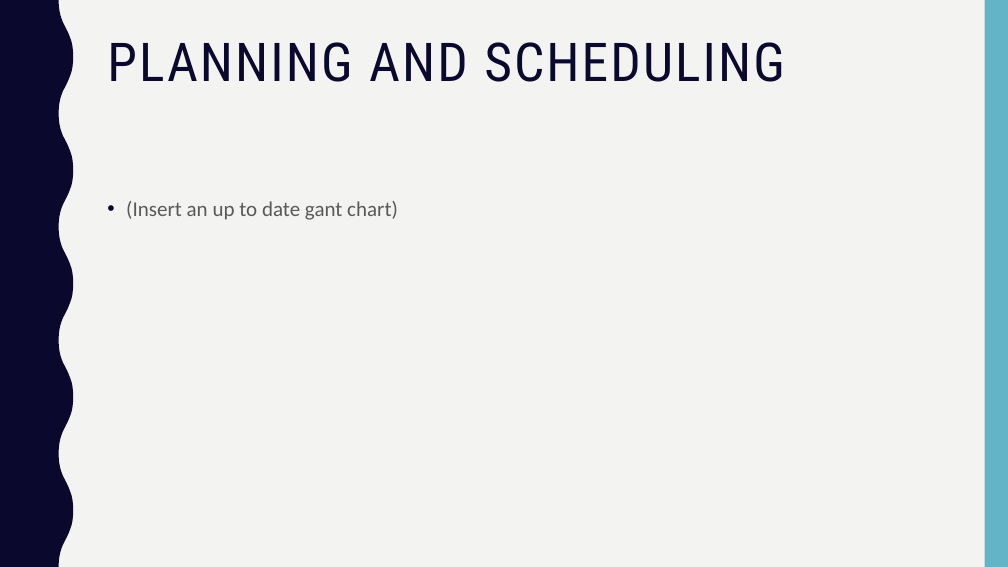
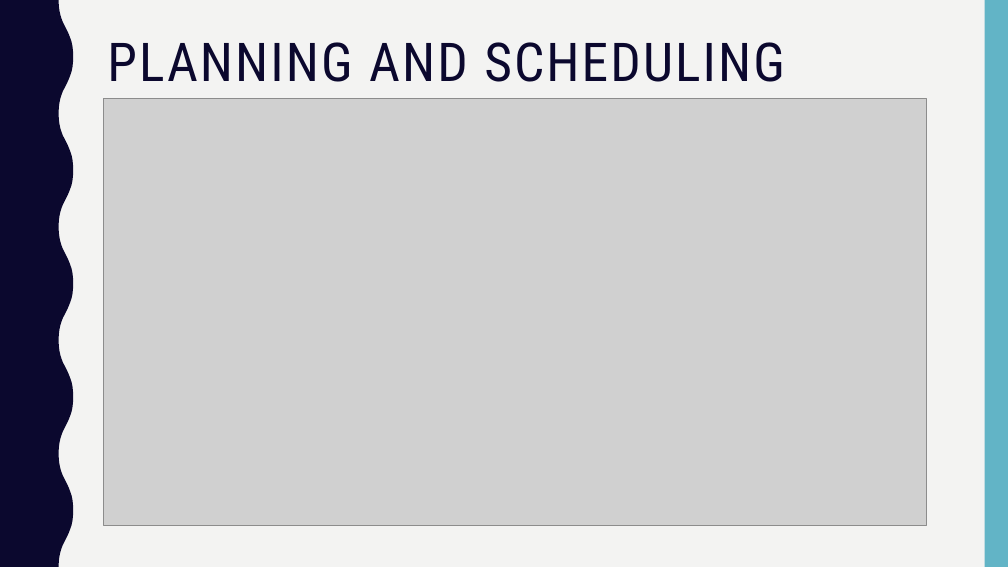
Before and after one commit to george98788/Enterprise-systems-development, a slide deck: slide 4 of Group 10 Sprint_1.pptx. Drawn at 1008x567 pixels with LibreOffice and Linux fonts; fonts in the diff are those of the drawing; grey boxes stand for pictures. Boxes give left, top, right and bottom in pixels: in the first picture for what was removed or moved away, otherwise in the second. Text is boxed around its words. In the diff, an @@ line names an element or a change of style, - is before the commit and + after.

```diff
--- a/Group 10 Sprint_1.pptx
+++ b/Group 10 Sprint_1.pptx
@@ picture added at bbox=[104, 99, 927, 526] @@
@@ text removed at bbox=[126, 201, 398, 220] @@
-• (Insert an up to date gant chart)
```
Also in this commit, not shown: 2 other slides changed.
